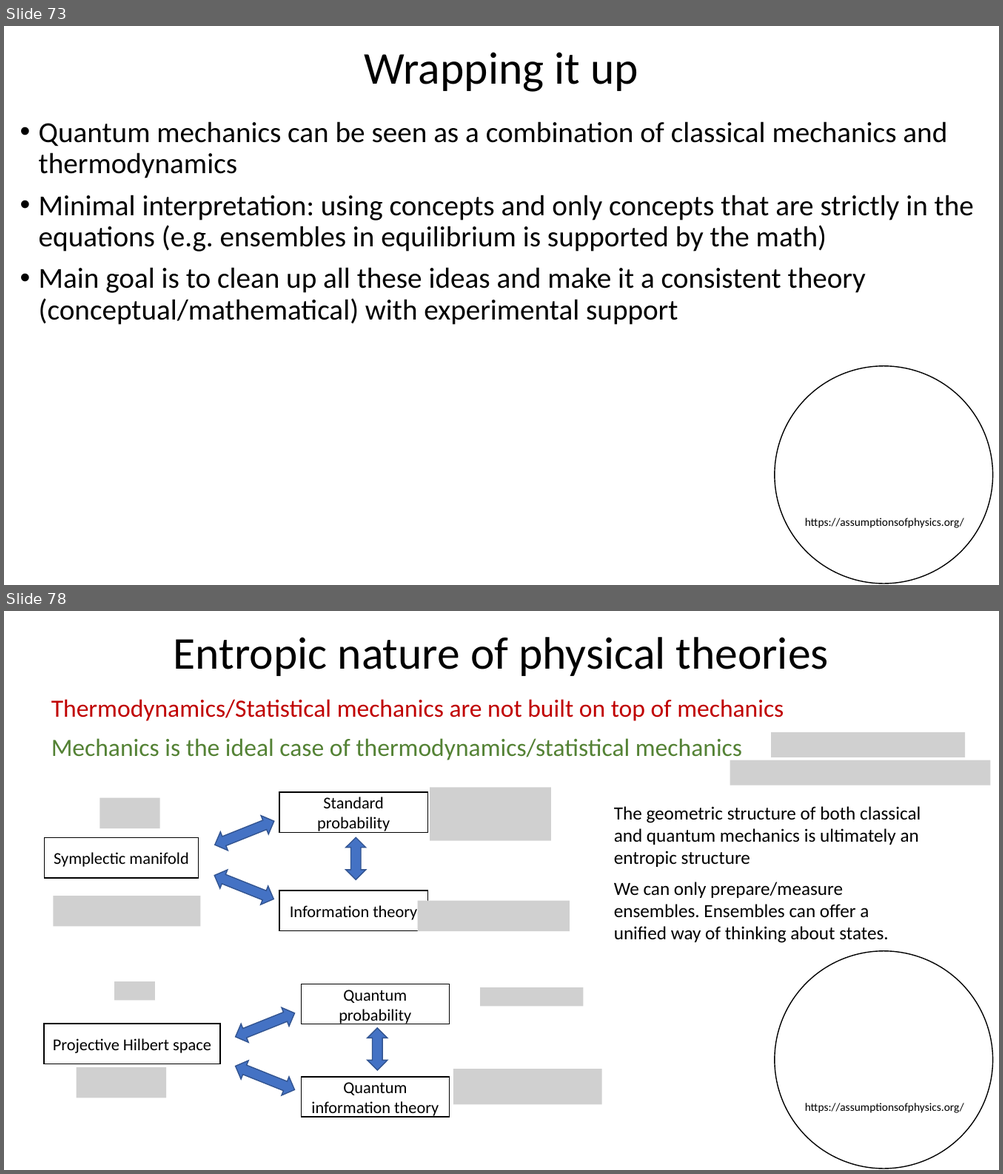
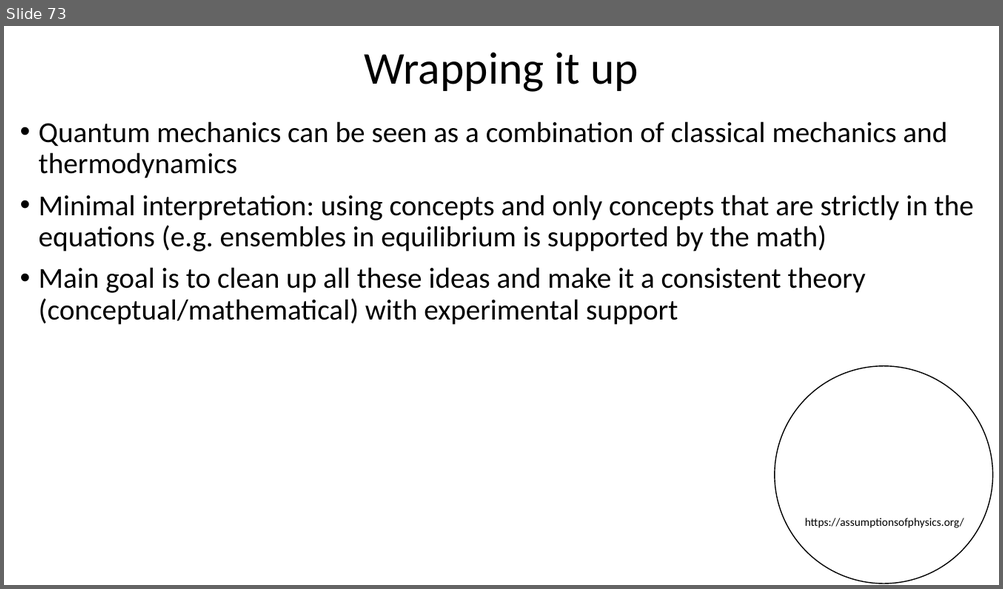
Before and after one commit to assumptionsofphysics/assumptionsofphysics.github.io, a slide deck: presentations/2024SummerSchool/3-QuantumMechanics.pptx. Shown one above the other, each under a label of ours: slides 73 and 78 before the commit, slide 73 after it; the slides between them are not shown. The pictures are 1003x1174 and 1003x589 pixels, drawn with LibreOffice and Linux fonts; fonts in the diff are those of the drawing; grey boxes stand for pictures; background and template pictures are left out. Boxes give left, top, right and bottom in pixels: in the first picture for what was removed or moved away, otherwise in the second. Text is boxed around its words. In the diff, an @@ line names an element or a change of style, - is before the commit and + after.

```diff
--- a/presentations/2024SummerSchool/3-QuantumMechanics.pptx
+++ b/presentations/2024SummerSchool/3-QuantumMechanics.pptx
@@ slide 78 removed at (4,611,999,1170), background #FFFFFF; not listed: 2 template elements that a slide beside it also shows @@
@@ title removed at (173,637,828,676) @@
-Entropic nature of physical theories
@@ text removed at (51,699,783,721) @@
-Thermodynamics/Statistical mechanics are not built on top of mechanics
@@ text removed at (51,738,742,763) @@
-Mechanics is the ideal case of thermodynamics/statistical mechanics
@@ picture removed at (771,732,965,758) @@
@@ picture removed at (730,760,990,786) @@
@@ text removed at (614,806,920,867) @@
-The geometric structure of both classical and quantum mechanics is ultimately an entropic structure
@@ group removed at (44,788,569,932): 4 pictures, 3 rectangles, 3 left right arrows @@
-Standard probability
-Information theory
-Symplectic manifold
@@ text removed at (614,882,888,943) @@
-We can only prepare/measure ensembles. Ensembles can offer a unified way of thinking about states.
@@ group removed at (44,982,602,1118): 4 pictures, 3 rectangles, 3 left right arrows @@
-Quantum information theory
-Quantum probability
-Projective Hilbert space
```
Also in this commit, not shown: 1 slide changed, 8 other slides removed, 1 other file.
